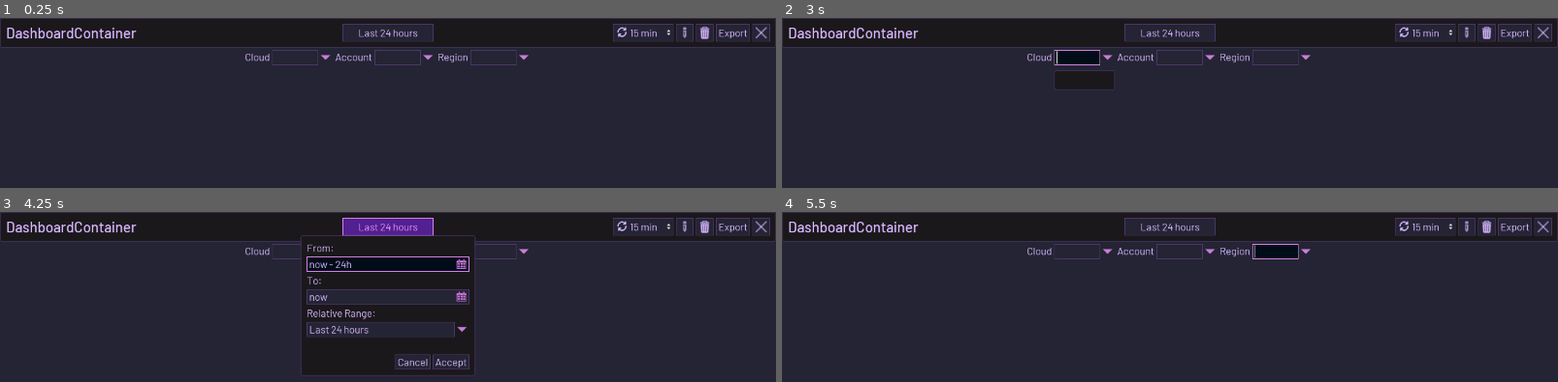
Above: before the commit, frames 1-4 (two rows, left to right).
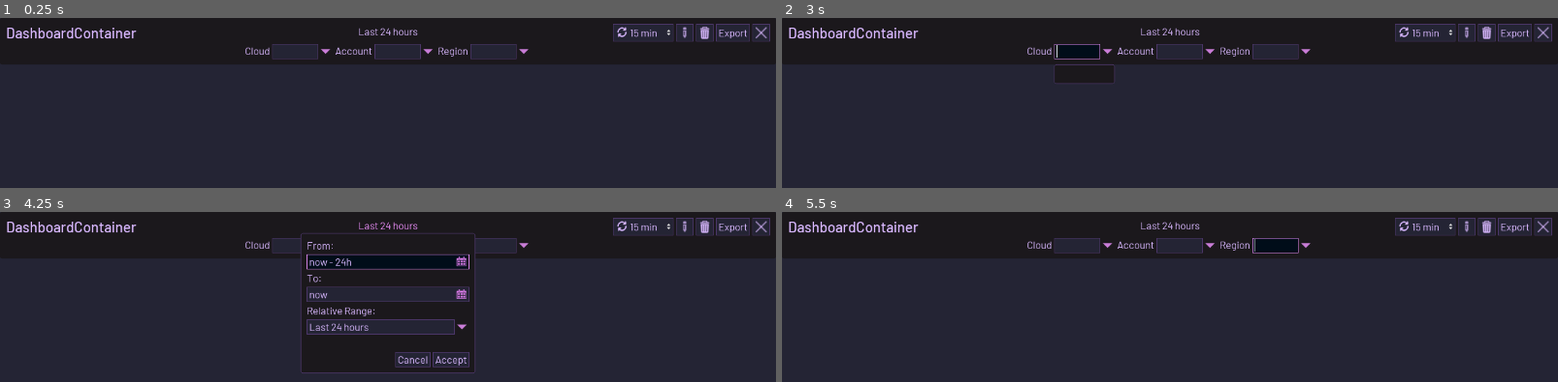
Above: after the commit, the same moments.

Repository: someengineering/resoto-ui
Game: Godot game, scene res://components/widgets/DashboardContainer.tscn
Same seed, same stepped clock (60 frames per second), same inputs: the game is played once before the commit and once after it. This scene is started directly instead of the project's main scene.
Inputs (mouse positions are in pixels of both pictures, inside the frame that each line leads up to):
- Up to frame 1 (0.25 s): no input
- Up to frame 2 (3 s): click "15 min" at 0.5 s; click (1464, 33) at 1.25 s; click "Export" at 2 s; click (1107, 52) at 2.77 s
- Up to frame 3 (4.25 s): click "Last 24 hours" at 3.5 s
- Up to frame 4 (5.5 s): click "Accept" at 4.25 s; tap Enter (ui_accept) at 5, 5.27 s; move the mouse to (outside the picture) at 5.02 s; hold Right from 5.03 s (still down); hold Ctrl from 5.03 s (still down); click (outside the picture) at 5.17 s

The runs differ from the first frame. In frame 1, 3.0% of the frame differs, in the area x 0-100%, y 0-28%; in frame 2, 3.5%; in frame 3, 6.3%, in the area x 0-100%, y 0-96%; in frame 4, 3.4%.

Commit message:
Reordered the top bar of dashboards

Diff:
--- a/src/components/widgets/DashboardContainer.gd
+++ b/src/components/widgets/DashboardContainer.gd
@@ -27,13 +27,13 @@
 onready var dashboard := $VBoxContainer/ScrollContainer/Dashboard
 onready var add_widget_popup := $WindowDialog
 onready var range_selector := $DateRangeSelector
-onready var refresh_option := $VBoxContainer/PanelContainer/HBoxContainer/RefreshOptionButton
-onready var name_label := $VBoxContainer/PanelContainer/HBoxContainer/DashboardNameLabel
-onready var lock_button := $VBoxContainer/PanelContainer/HBoxContainer/LockButton
-
-onready var clouds_combo := $VBoxContainer/FiltersContainer/CloudsCombo
-onready var accounts_combo := $VBoxContainer/FiltersContainer/AccountsCombo
-onready var regions_combo := $VBoxContainer/FiltersContainer/RegionsCombo
+onready var refresh_option := $VBoxContainer/PanelContainer/Content/MainBar/RefreshOptionButton
+onready var name_label := $VBoxContainer/PanelContainer/Content/MainBar/DashboardNameLabel
+onready var lock_button := $VBoxContainer/PanelContainer/Content/MainBar/LockButton
+
+onready var clouds_combo := $VBoxContainer/PanelContainer/Content/FiltersContainer/CloudsCombo
+onready var accounts_combo := $VBoxContainer/PanelContainer/Content/FiltersContainer/AccountsCombo
+onready var regions_combo := $VBoxContainer/PanelContainer/Content/FiltersContainer/RegionsCombo
 
 
 func _ready() -> void:
@@ -122,7 +122,7 @@
 func set_dashboard_name(new_name : String) -> void:
 	name = new_name
 	dashboard_name = new_name
-	$VBoxContainer/PanelContainer/HBoxContainer/DashboardNameLabel.text = new_name
+	find_node("DashboardNameLabel").text = new_name
 
 
 func _on_DashboardNameLabel_text_entered(new_text : String) -> void:
--- a/src/components/widgets/DashboardContainer.tscn
+++ b/src/components/widgets/DashboardContainer.tscn
@@ -11,6 +11,17 @@
 [ext_resource path="res://components/widgets/ComboBox.tscn" type="PackedScene" id=9]
 [ext_resource path="res://assets/icon_tabs_close_med.png" type="Texture" id=10]
 [ext_resource path="res://assets/icon_refresh.png" type="Texture" id=11]
+
+[sub_resource type="StyleBoxFlat" id=8]
+content_margin_left = 10.0
+content_margin_right = 10.0
+content_margin_top = 10.0
+content_margin_bottom = 10.0
+bg_color = Color( 0.105882, 0.0941176, 0.109804, 1 )
+corner_radius_top_left = 4
+corner_radius_top_right = 4
+corner_radius_bottom_right = 4
+corner_radius_bottom_left = 4
 
 [sub_resource type="DynamicFont" id=3]
 size = 24
@@ -74,15 +85,22 @@
 
 [node name="PanelContainer" type="PanelContainer" parent="VBoxContainer"]
 margin_right = 1920.0
-margin_bottom = 49.0
-
-[node name="HBoxContainer" type="HBoxContainer" parent="VBoxContainer/PanelContainer"]
+margin_bottom = 77.0
+custom_styles/panel = SubResource( 8 )
+
+[node name="Content" type="VBoxContainer" parent="VBoxContainer/PanelContainer"]
 margin_left = 10.0
 margin_top = 10.0
 margin_right = 1910.0
-margin_bottom = 39.0
-
-[node name="DashboardNameLabel" type="LineEdit" parent="VBoxContainer/PanelContainer/HBoxContainer"]
+margin_bottom = 67.0
+size_flags_horizontal = 3
+size_flags_vertical = 3
+
+[node name="MainBar" type="HBoxContainer" parent="VBoxContainer/PanelContainer/Content"]
+margin_right = 1900.0
+margin_bottom = 29.0
+
+[node name="DashboardNameLabel" type="LineEdit" parent="VBoxContainer/PanelContainer/Content/MainBar"]
 margin_right = 1637.0
 margin_bottom = 29.0
 size_flags_horizontal = 3
@@ -93,7 +111,7 @@
 custom_styles/normal = SubResource( 5 )
 text = "Dashboard"
 
-[node name="AddWidgetButton" type="Button" parent="VBoxContainer/PanelContainer/HBoxContainer"]
+[node name="AddWidgetButton" type="Button" parent="VBoxContainer/PanelContainer/Content/MainBar"]
 visible = false
 margin_left = 1746.0
 margin_right = 1775.0
@@ -102,7 +120,7 @@
 size_flags_horizontal = 10
 text = "+"
 
-[node name="TextureRect" type="TextureRect" parent="VBoxContainer/PanelContainer/HBoxContainer"]
+[node name="TextureRect" type="TextureRect" parent="VBoxContainer/PanelContainer/Content/MainBar"]
 visible = false
 margin_left = 1624.0
 margin_right = 1646.0
@@ -110,7 +128,7 @@
 texture = ExtResource( 11 )
 stretch_mode = 6
 
-[node name="RefreshOptionButton" type="OptionButton" parent="VBoxContainer/PanelContainer/HBoxContainer"]
+[node name="RefreshOptionButton" type="OptionButton" parent="VBoxContainer/PanelContainer/Content/MainBar"]
 margin_left = 1641.0
 margin_right = 1741.0
 margin_bottom = 29.0
@@ -121,7 +139,7 @@
 items = [ "15 min", ExtResource( 11 ), false, 0, null, "30 min", ExtResource( 11 ), false, 1, null, "1 hr", ExtResource( 11 ), false, 2, null, "5 hr", ExtResource( 11 ), false, 3, null, "12 hr", ExtResource( 11 ), false, 4, null, "24 hr", ExtResource( 11 ), false, 5, null ]
 selected = 0
 
-[node name="LockButton" type="Button" parent="VBoxContainer/PanelContainer/HBoxContainer"]
+[node name="LockButton" type="Button" parent="VBoxContainer/PanelContainer/Content/MainBar"]
 margin_left = 1745.0
 margin_right = 1774.0
 margin_bottom = 29.0
@@ -131,7 +149,7 @@
 icon = ExtResource( 5 )
 expand_icon = true
 
-[node name="DeleteButton" type="Button" parent="VBoxContainer/PanelContainer/HBoxContainer"]
+[node name="DeleteButton" type="Button" parent="VBoxContainer/PanelContainer/Content/MainBar"]
 margin_left = 1778.0
 margin_right = 1807.0
 margin_bottom = 29.0
@@ -140,14 +158,14 @@
 icon = ExtResource( 4 )
 expand_icon = true
 
-[node name="ExportButton" type="Button" parent="VBoxContainer/PanelContainer/HBoxContainer"]
+[node name="ExportButton" type="Button" parent="VBoxContainer/PanelContainer/Content/MainBar"]
 margin_left = 1811.0
 margin_right = 1867.0
 margin_bottom = 29.0
 hint_tooltip = "Export Dashboard to JSON"
 text = "Export"
 
-[node name="CloseButton" type="Button" parent="VBoxContainer/PanelContainer/HBoxContainer"]
+[node name="CloseButton" type="Button" parent="VBoxContainer/PanelContainer/Content/MainBar"]
 margin_left = 1871.0
 margin_right = 1900.0
 margin_bottom = 29.0
@@ -157,56 +175,58 @@
 icon_align = 1
 expand_icon = true
 
+[node name="FiltersContainer" type="HBoxContainer" parent="VBoxContainer/PanelContainer/Content"]
+margin_top = 33.0
+margin_right = 1900.0
+margin_bottom = 57.0
+alignment = 1
+
+[node name="Label" type="Label" parent="VBoxContainer/PanelContainer/Content/FiltersContainer"]
+margin_left = 714.0
+margin_top = 1.0
+margin_right = 755.0
+margin_bottom = 22.0
+text = "Cloud"
+
+[node name="CloudsCombo" parent="VBoxContainer/PanelContainer/Content/FiltersContainer" instance=ExtResource( 9 )]
+margin_left = 759.0
+margin_right = 859.0
+items = [  ]
+
+[node name="Label2" type="Label" parent="VBoxContainer/PanelContainer/Content/FiltersContainer"]
+margin_left = 863.0
+margin_top = 1.0
+margin_right = 924.0
+margin_bottom = 22.0
+text = "Account"
+
+[node name="AccountsCombo" parent="VBoxContainer/PanelContainer/Content/FiltersContainer" instance=ExtResource( 9 )]
+margin_left = 928.0
+margin_right = 1028.0
+items = [  ]
+
+[node name="Label3" type="Label" parent="VBoxContainer/PanelContainer/Content/FiltersContainer"]
+margin_left = 1032.0
+margin_top = 1.0
+margin_right = 1082.0
+margin_bottom = 22.0
+text = "Region"
+
+[node name="RegionsCombo" parent="VBoxContainer/PanelContainer/Content/FiltersContainer" instance=ExtResource( 9 )]
+margin_left = 1086.0
+margin_right = 1186.0
+items = [  ]
+
 [node name="DateButton" type="Button" parent="VBoxContainer/PanelContainer"]
 margin_left = 885.0
 margin_top = 10.0
 margin_right = 1035.0
-margin_bottom = 39.0
+margin_bottom = 35.0
 rect_min_size = Vector2( 150, 0 )
 size_flags_horizontal = 6
+size_flags_vertical = 0
 text = "Last 24 hours"
-
-[node name="FiltersContainer" type="HBoxContainer" parent="VBoxContainer"]
-margin_top = 53.0
-margin_right = 1920.0
-margin_bottom = 77.0
-alignment = 1
-
-[node name="Label" type="Label" parent="VBoxContainer/FiltersContainer"]
-margin_left = 724.0
-margin_top = 1.0
-margin_right = 765.0
-margin_bottom = 22.0
-text = "Cloud"
-
-[node name="CloudsCombo" parent="VBoxContainer/FiltersContainer" instance=ExtResource( 9 )]
-margin_left = 769.0
-margin_right = 869.0
-items = [  ]
-
-[node name="Label2" type="Label" parent="VBoxContainer/FiltersContainer"]
-margin_left = 873.0
-margin_top = 1.0
-margin_right = 934.0
-margin_bottom = 22.0
-text = "Account"
-
-[node name="AccountsCombo" parent="VBoxContainer/FiltersContainer" instance=ExtResource( 9 )]
-margin_left = 938.0
-margin_right = 1038.0
-items = [  ]
-
-[node name="Label3" type="Label" parent="VBoxContainer/FiltersContainer"]
-margin_left = 1042.0
-margin_top = 1.0
-margin_right = 1092.0
-margin_bottom = 22.0
-text = "Region"
-
-[node name="RegionsCombo" parent="VBoxContainer/FiltersContainer" instance=ExtResource( 9 )]
-margin_left = 1096.0
-margin_right = 1196.0
-items = [  ]
+flat = true
 
 [node name="ScrollContainer" type="ScrollContainer" parent="VBoxContainer"]
 margin_top = 81.0
@@ -254,17 +274,17 @@
 margin_right = 1094.0
 margin_bottom = 285.0
 
-[connection signal="text_entered" from="VBoxContainer/PanelContainer/HBoxContainer/DashboardNameLabel" to="." method="_on_DashboardNameLabel_text_entered"]
-[connection signal="pressed" from="VBoxContainer/PanelContainer/HBoxContainer/AddWidgetButton" to="." method="_on_AddWidgetButton_pressed"]
-[connection signal="item_selected" from="VBoxContainer/PanelContainer/HBoxContainer/RefreshOptionButton" to="." method="_on_OptionButton_item_selected"]
-[connection signal="toggled" from="VBoxContainer/PanelContainer/HBoxContainer/LockButton" to="." method="_on_LockButton_toggled"]
-[connection signal="pressed" from="VBoxContainer/PanelContainer/HBoxContainer/DeleteButton" to="." method="_on_DeleteButton_pressed"]
-[connection signal="pressed" from="VBoxContainer/PanelContainer/HBoxContainer/ExportButton" to="." method="_on_ExportButton_pressed"]
-[connection signal="pressed" from="VBoxContainer/PanelContainer/HBoxContainer/CloseButton" to="." method="_on_CloseButton_pressed"]
+[connection signal="text_entered" from="VBoxContainer/PanelContainer/Content/MainBar/DashboardNameLabel" to="." method="_on_DashboardNameLabel_text_entered"]
+[connection signal="pressed" from="VBoxContainer/PanelContainer/Content/MainBar/AddWidgetButton" to="." method="_on_AddWidgetButton_pressed"]
+[connection signal="item_selected" from="VBoxContainer/PanelContainer/Content/MainBar/RefreshOptionButton" to="." method="_on_OptionButton_item_selected"]
+[connection signal="toggled" from="VBoxContainer/PanelContainer/Content/MainBar/LockButton" to="." method="_on_LockButton_toggled"]
+[connection signal="pressed" from="VBoxContainer/PanelContainer/Content/MainBar/DeleteButton" to="." method="_on_DeleteButton_pressed"]
+[connection signal="pressed" from="VBoxContainer/PanelContainer/Content/MainBar/ExportButton" to="." method="_on_ExportButton_pressed"]
+[connection signal="pressed" from="VBoxContainer/PanelContainer/Content/MainBar/CloseButton" to="." method="_on_CloseButton_pressed"]
+[connection signal="option_changed" from="VBoxContainer/PanelContainer/Content/FiltersContainer/CloudsCombo" to="." method="_on_CloudsCombo_option_changed"]
+[connection signal="option_changed" from="VBoxContainer/PanelContainer/Content/FiltersContainer/AccountsCombo" to="." method="_on_AccountsCombo_option_changed"]
+[connection signal="option_changed" from="VBoxContainer/PanelContainer/Content/FiltersContainer/RegionsCombo" to="." method="_on_RegionsCombo_option_changed"]
 [connection signal="pressed" from="VBoxContainer/PanelContainer/DateButton" to="." method="_on_DateButton_pressed"]
-[connection signal="option_changed" from="VBoxContainer/FiltersContainer/CloudsCombo" to="." method="_on_CloudsCombo_option_changed"]
-[connection signal="option_changed" from="VBoxContainer/FiltersContainer/AccountsCombo" to="." method="_on_AccountsCombo_option_changed"]
-[connection signal="option_changed" from="VBoxContainer/FiltersContainer/RegionsCombo" to="." method="_on_RegionsCombo_option_changed"]
 [connection signal="resized" from="VBoxContainer/ScrollContainer/Dashboard/Grid" to="VBoxContainer/ScrollContainer/Dashboard" method="_on_Grid_resized"]
 [connection signal="widget_added" from="WindowDialog" to="." method="_on_WindowDialog_widget_added"]
 [connection signal="widget_added" from="WindowDialog" to="VBoxContainer/ScrollContainer/Dashboard" method="add_widget"]
Not shown: 1 places in src/components/widgets/DashboardContainer.tscn that only renumber resources
